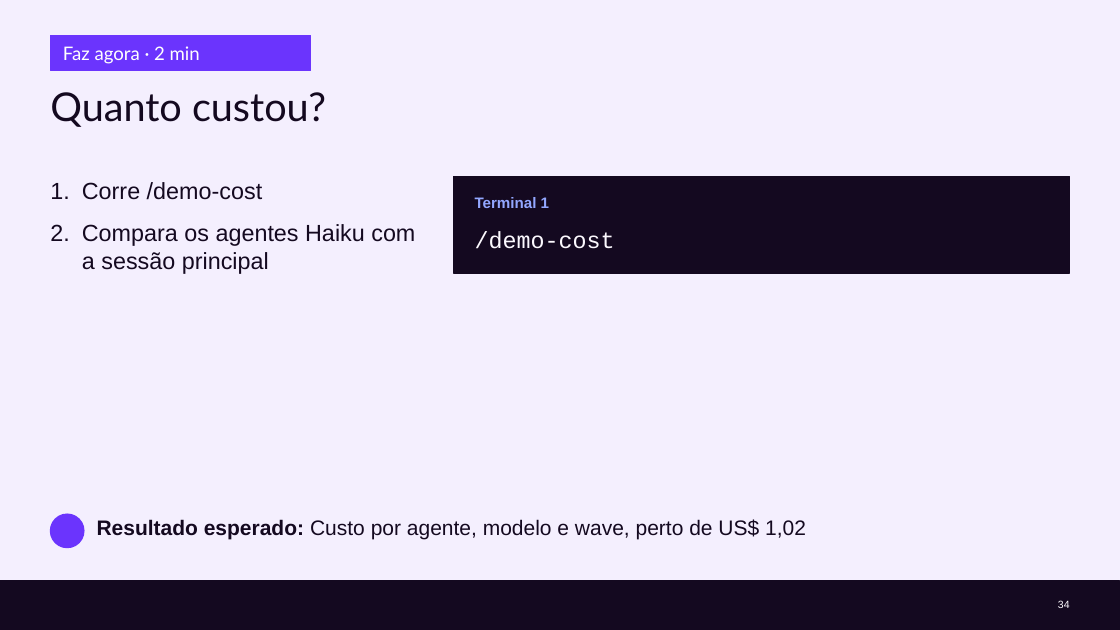
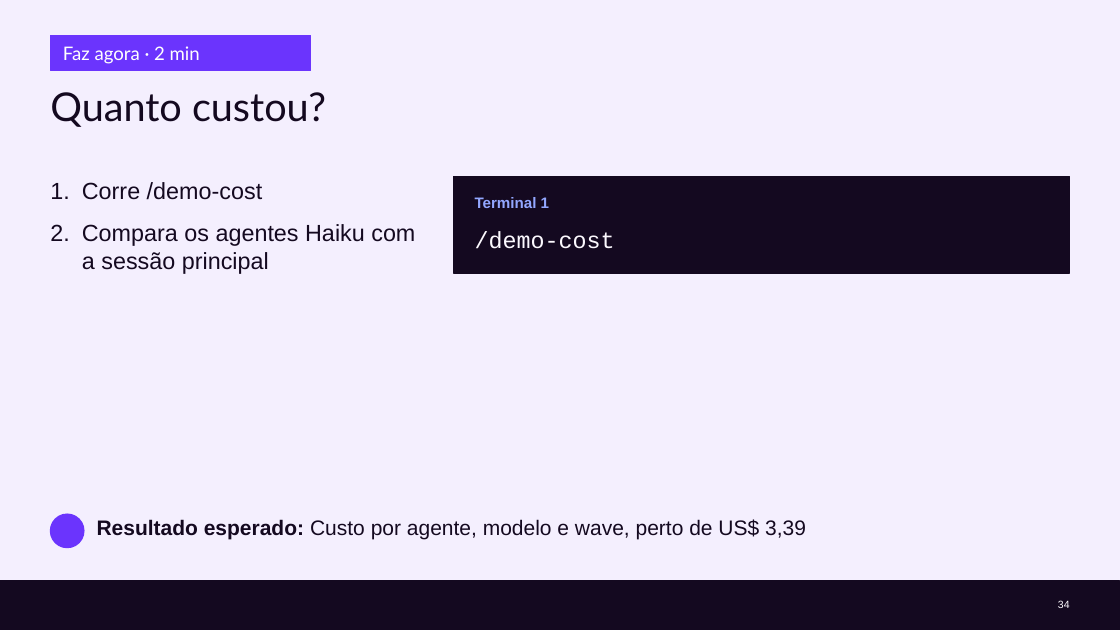
Before and after one commit to cx-guilherme-pinto/workshop-claude, a slide deck: slide 34 of slides/workshop.pptx. Drawn at 1120x630 pixels with LibreOffice and Linux fonts; fonts in the diff are those of the drawing; background and template pictures are left out. Boxes give left, top, right and bottom in pixels: in the first picture for what was removed or moved away, otherwise in the second. Text is boxed around its words. In the diff, an @@ line names an element or a change of style, - is before the commit and + after.

```diff
--- a/slides/workshop.pptx
+++ b/slides/workshop.pptx
@@ text at [97, 519, 806, 539]: text changed @@
-Resultado esperado: Custo por agente, modelo e wave, perto de US$ 1,02
+Resultado esperado: Custo por agente, modelo e wave, perto de US$ 3,39
```
Also in this commit, not shown: 12 other slides changed, 52 other files.
